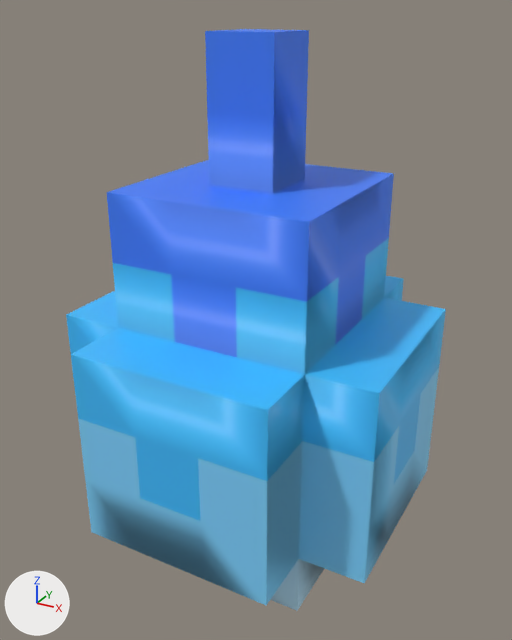
An edit to the FBX model Assets/Models/Items/Projectile_Water.fbx, drawn before and after from the same camera.
Both versions are drawn from a camera (50 mm lens) standing at (9.63, -17.63, 9.53) and looking at (0.0, -0.11, 0.77). The axes (+X, +Y, +Z) are drawn at lower left. The lights are the same throughout. Where no turn or scale is listed for an object, it has been applied to the vertices.
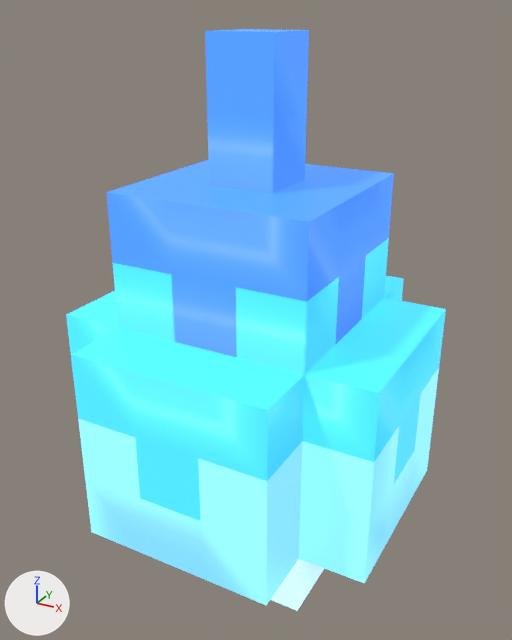
The edits, one by one:
In material 'bee9ff' (mat_bee9ff), emission_strength is now set to 1.0.
In material '7fd4ff' (mat_7fd4ff), emission_color is now set to (0.211, 0.658, 1.0), blue #7fd4ff.
In material '7fd4ff' (mat_7fd4ff), emission_strength is now set to 1.0.
In material '3fbfff' (mat_3fbfff), emission_color is now set to (0.0497, 0.521, 1.0), blue #3fbfff.
In material '3fbfff' (mat_3fbfff), emission_strength is now set to 1.0.
In material '407fff' (mat_407fff), emission_color is now set to (0.0509, 0.212, 1.0), blue #407fff.
In material '407fff' (mat_407fff), emission_strength is now set to 1.0.

Changed parts and their boxes (x1, y1, x2, y2) in the pictures (512 x 640 px):
'Cube.976', surface changed, recoloured: (66, 29, 446, 611) in both
